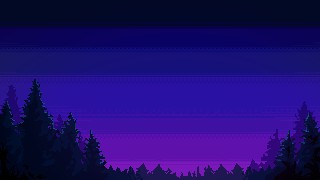
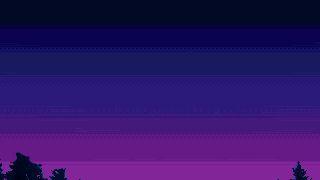
Comparing the layer stacks of the two 320px x 180px images. Changes:
painted on "木" (2nd of 2, in "木") over left=0, top=79, right=320, bottom=180
hid "木 のコピー" over left=0, top=85, right=320, bottom=180
removed layer "背景" (1st of 5) over left=0, top=5, right=320, bottom=180
hid "レイヤー 12" over left=0, top=5, right=320, bottom=180
